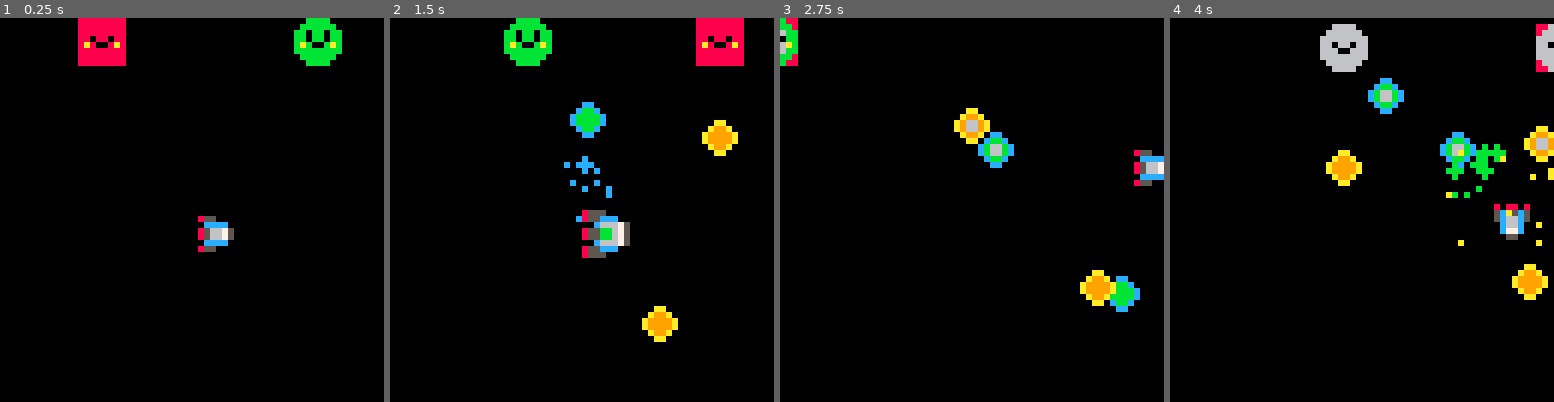
Above: before the commit, frames 1-4 (left to right).
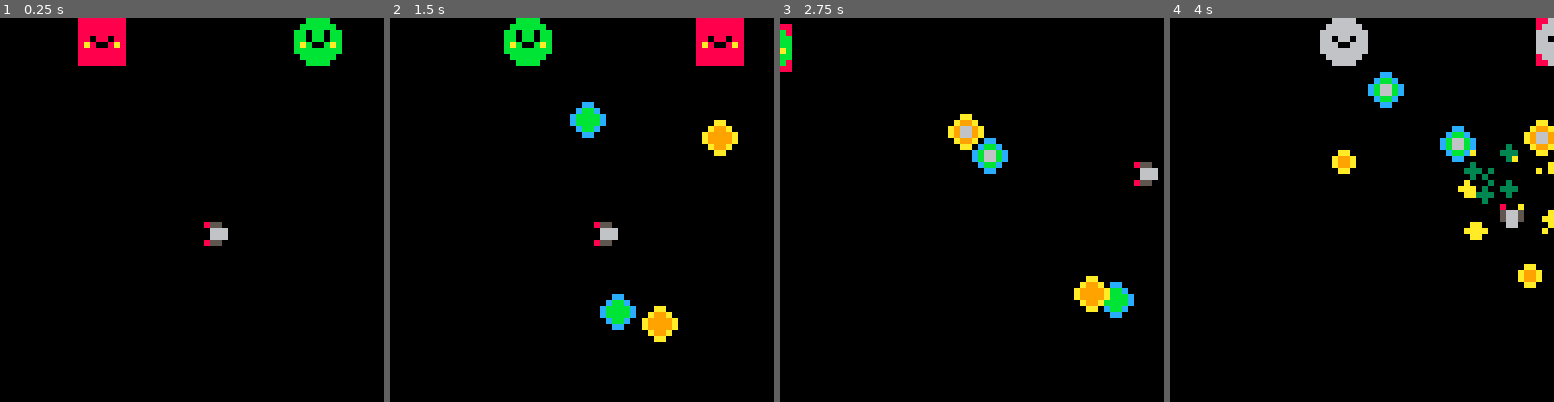
Above: after the commit, the same moments.

Repository: matheusmortatti/LOWREZJAM2020
Game: PICO-8 cartridge template.p8
Same seed, same stepped clock (60 frames per second), same inputs: the game is played once before the commit and once after it.
Inputs:
- Up to frame 1 (0.25 s): no input
- Up to frame 2 (1.5 s): tap X (X key) at 0.33, 1.07 s; tap O (Z key) at 0.7 s
- Up to frame 3 (2.75 s): hold Right 1.6-2.1 s; tap O (Z key) at 1.7, 2.1, 2.5 s; tap X (X key) at 1.85 s; hold Up 2.15-2.42 s; hold Right from 2.47 s (still down)
- Up to frame 4 (4 s): tap O (Z key) at 2.9, 3.3, 3.7 s; tap X (X key) at 2.97 s; release Right at 3.03 s; hold Left 3.08-3.58 s; hold Down 3.63-3.97 s

The runs differ from the first frame. In frame 1, 0.5% of the frame differs, in the area x 51-61%, y 51-61%; in frame 2, 2.0%; in frame 3, 3.0%; in frame 4, 5.7%, in the area x 39-100%, y 0-74%.

Commit message:
Add buff in mechanics

Diff:
--- a/template.p8
+++ b/template.p8
@@ -783,18 +783,18 @@
 
 turnable=dynamic:extend({
     a=0,
-   	size=v(1,1)
+   	size=1
 })
 
 function turnable:render()
-		renderrot(self.sprite, self.pos, self.a, 0)
-end
-
-function renderrot(sprite, pos, a, ignored)
-  rspr(8*sprite,
-  	flr(sprite/16),
+		renderrot(self.sprite, self.pos, self.a, self.size, 0)
+end
+
+function renderrot(sprite, pos, a, size, ignored)
+  rspr(8*sprite%128,
+  	flr(sprite/16)*8,
   	pos.x, pos.y,
-  	a/360, 1, ignored)
+  	a/360, size, ignored)
 end
 
 function rspr(sx,sy,x,y,a,w,ignored)
@@ -831,11 +831,11 @@
 })
 
 function changeable:render()
-		renderrot(self.sprite, self.pos, self.a, 0)
+		renderrot(self.sprite, self.pos, self.a, self.size, 0)
 		currchange=self.sprchange[flr(#self.sprchange*(
 		self:getcurrchange()))]
 		if currchange ~= nil then
-			renderrot(currchange, self.pos, self.a, 0)
+			renderrot(currchange, self.pos, self.a, self.size, 0)
 		end
 end
 
@@ -859,33 +859,6 @@
 end
 
 -------------------------------
--- data: playerlevel
--------------------------------
-
-playerlevel = {
-				{
-					sprite=13,
-					hitbox=box(3,3,4,4),
-				},
-				{
-					sprite=2,
-					hitbox=box(2,2,5,5)
-				},
-				{
-					sprite=14,
-					hitbox=box(1,1,6,6)
-				},
-				{
-					sprite=15,
-					hitbox=box(0,0,7,7)
-				},
-				{
-					sprite=16,
-					hitbox=box(0,0,10,10)
-				},
-}
-
--------------------------------
 -- entity: player
 -------------------------------
 
@@ -894,7 +867,7 @@
 				acc=.25,
 				friction=.2,
 
-    sprchange={2, 14, 15},
+    bullet=bullet,
 
     vel=v(0,0),
     t=0,
@@ -902,7 +875,7 @@
     draw_order=4,
     tags={"player"},
 
-    level=3,
+    level=2,
     healthperlevel=2,
     health=2
 })
@@ -962,7 +935,7 @@
 end
 
 function player:shoot()
-  e_add(bullet{
+  e_add(self.bullet{
     pos=v(self.pos.x, self.pos.y),
     shtangle=self.a,
     origin=self})
@@ -1009,6 +982,9 @@
 		level=playerlevel[self.level]
 		self.sprite=level.sprite
 		self.hitbox=level.hitbox
+		self.bullet=level.bullet
+		self.size=level.size
+		self.maxspeed=level.maxspeed
 end
 
 -------------------------------
@@ -1032,7 +1008,7 @@
 
     tags={"npc"},
     collides_with={"player"},
-    health=2
+    health=4
 })
 
 function npc:init()
@@ -1175,7 +1151,20 @@
 end
 
 -------------------------------
--- entity: enemybullet
+-- entity: friend
+-------------------------------
+
+friend=npc:extend({
+    sprite=11
+})
+
+
+function friend:getbullet()
+		return friendbullet
+end
+
+-------------------------------
+-- entity: enemy bullet
 -------------------------------
 
 enemybullet=bullet:extend({
@@ -1187,19 +1176,6 @@
   if e:is_a("player") and e.take_hit then
     e:take_hit(self.dmg)
   end
-end
-
--------------------------------
--- entity: friend
--------------------------------
-
-friend=npc:extend({
-    sprite=11
-})
-
-
-function friend:getbullet()
-		return friendbullet
 end
 
 -------------------------------
@@ -1228,25 +1204,126 @@
 	 end
 end
 
-…(22 lines of a section not shown)…
+-------------------------------
+-- entity: null bullet
+-------------------------------
+
+nullbullet=bullet:extend({
+			sprite=18,
+			dmg=0
+})
+
+function nullbullet:hit(e)
+
+end
+
+function nullbullet:explode()
+	add_new_dust(self.pos.x+4,self.pos.y+4,
+			rnd(2)-1,rnd(2)-1,
+			10,rnd(2)+1,0.05,0.9,
+			10)
+end
+
+-------------------------------
+-- entity: small bullet
+-------------------------------
+
+smallbullet=bullet:extend({
+			sprite=19,
+			dmg=1
+})
+
+-------------------------------
+-- entity: large bullet
+-------------------------------
+
+largebullet=bullet:extend({
+			sprite=20,
+			dmg=4
+})
+
+-------------------------------
+-- entity: giga bullet
+-------------------------------
+
+gigabullet=bullet:extend({
+			sprite=21,
+			dmg=4,
+			size=2,
+			hitbox=box(1,1,12,12)
+})
+
+function gigabullet:collide(e)
+		if e~=self.origin then
+   if (self.hit) self:hit(e)
+		end
+end
+
+-------------------------------
+-- data: playerlevel
+-------------------------------
+
+playerlevel = {
+				{
+					sprite=13,
+					hitbox=box(3,3,4,4),
+					bullet=nullbullet,
+					size=1,
+					maxspeed=2
+				},
+				{
+					sprite=2,
+					hitbox=box(2,2,5,5),
+					bullet=smallbullet,
+					size=1,
+					maxspeed=1
+				},
+				{
+					sprite=14,
+					hitbox=box(1,1,6,6),
+					bullet=bullet,
+					size=1,
+					maxspeed=1
+				},
+				{
+					sprite=15,
+					hitbox=box(0,0,7,7),
+					bullet=largebullet,
+					size=1,
+					maxspeed=1
+				},
+				{
+					sprite=16,
+					hitbox=box(0,0,10,10),
+					bullet=gigabullet,
+					size=2,
+					maxspeed=1
+				},
+}
+…(27 lines of a section not shown)…
Not shown, changed: 18 lines of the sprite sheet (__gfx__) section of template.p8
